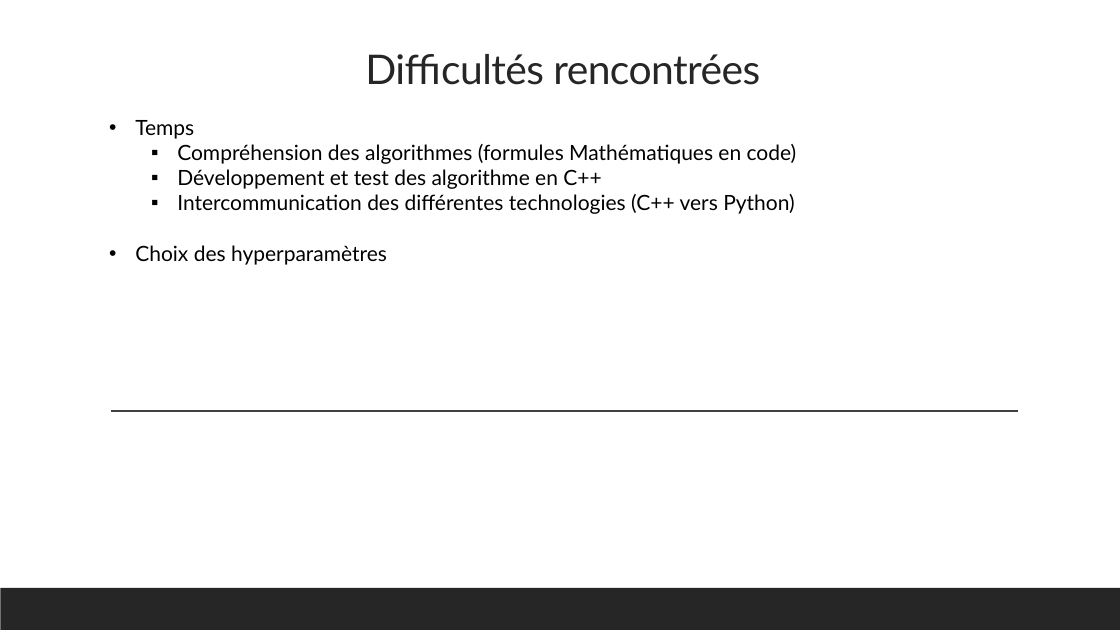
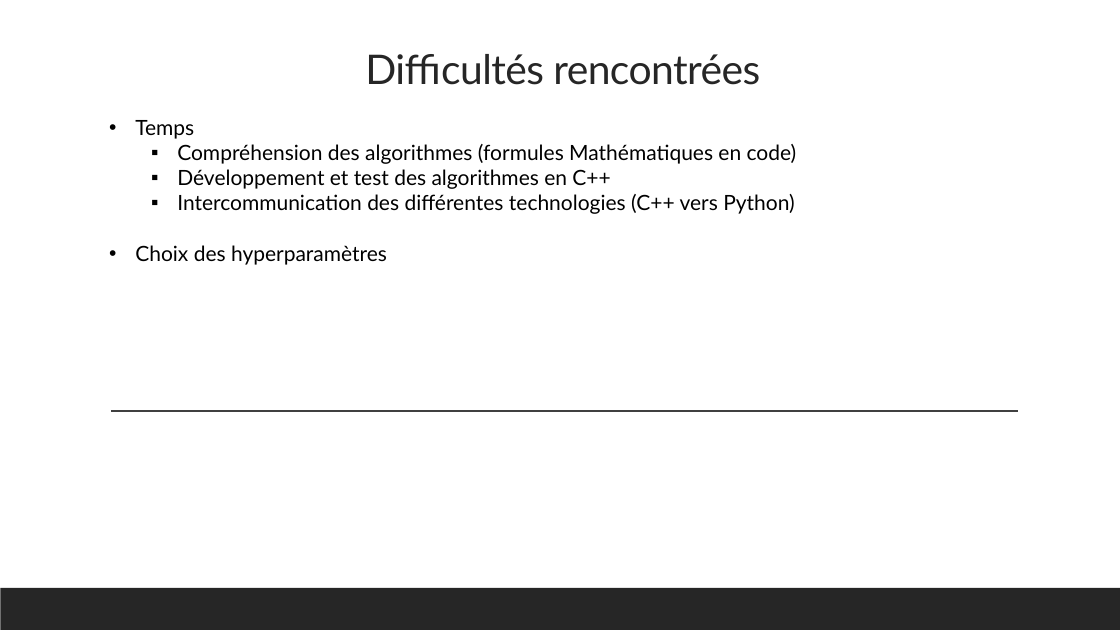
Before and after one commit to LemurdurerC/Projet_annuel, a slide deck: slide 15 of Docs/Slides/PA_Presentation.pptx. Drawn at 1120x630 pixels with LibreOffice and Linux fonts; fonts in the diff are those of the drawing. Boxes give left, top, right and bottom in pixels: in the first picture for what was removed or moved away, otherwise in the second. Text is boxed around its words. In the diff, an @@ line names an element or a change of style, - is before the commit and + after.

```diff
--- a/Docs/Slides/PA_Presentation.pptx
+++ b/Docs/Slides/PA_Presentation.pptx
@@ text at box(177, 169, 610, 189): text changed @@
-  ▪ Développement et test des algorithme en C++
+  ▪ Développement et test des algorithmes en C++
```
Also in this commit, not shown: 7 other slides changed.
